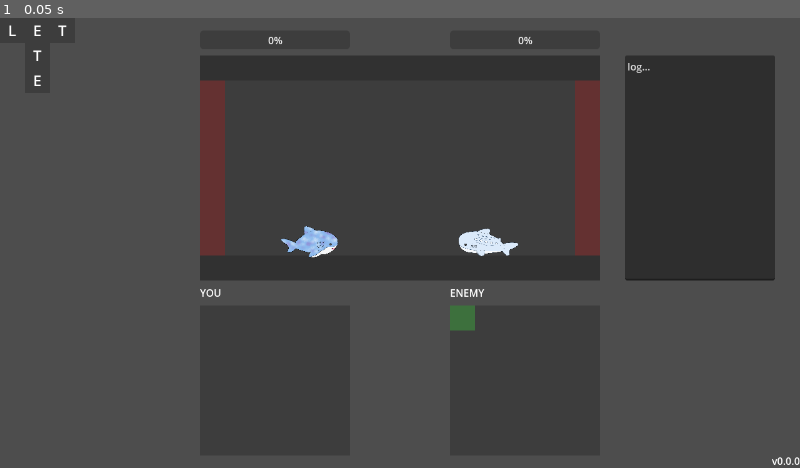
Above: before the commit, frame 1.
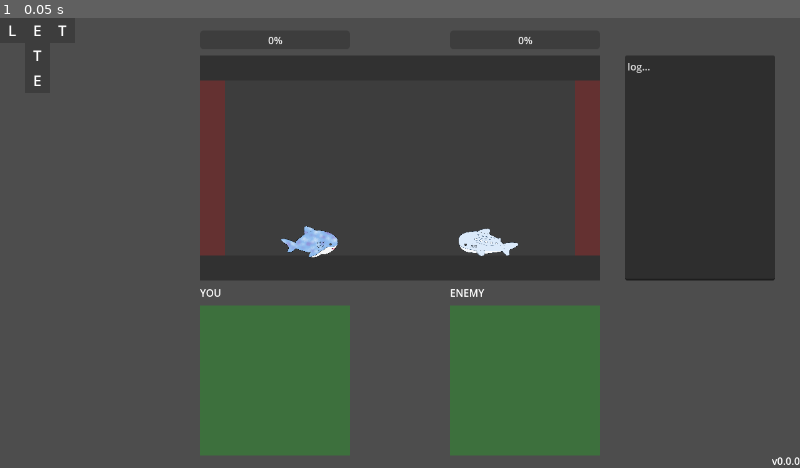
Above: after the commit, the same moment.

Repository: kamikoloss/letters
Game: Godot game, scene res://scenes/game/game.tscn
Same seed, same stepped clock (60 frames per second), same inputs: the game is played once before the commit and once after it.
Inputs:
- Up to frame 1 (0.05 s): no input

The runs differ from the first frame. In frame 1, 12% of the frame differs, in the area x 25-75%, y 63-98%.

Commit message:
🤖 セルの当たり判定を矩形に変更

Diff:
--- a/client/components/cell.tscn
+++ b/client/components/cell.tscn
@@ -2,7 +2,9 @@
 
 [ext_resource type="Script" uid="uid://cqf7bt41oou48" path="res://components/cell.gd" id="1_e0bep"]
 
-[sub_resource type="CircleShape2D" id="CircleShape2D_e0bep"]
+[sub_resource type="RectangleShape2D" id="RectangleShape2D_e0bep"]
+; セルの大きさに合わせた矩形の当たり判定
+size = Vector2(40, 40)
 
 [node name="Cell" type="Control" node_paths=PackedStringArray("_label", "_bg", "_area")]
 custom_minimum_size = Vector2(40, 40)
@@ -31,7 +33,12 @@
 vertical_alignment = 1
 
 [node name="Area2D" type="Area2D" parent="."]
+; ドロップ判定用の領域
 position = Vector2(20, 20)
+; 不要な衝突層を無効化
+collision_layer = 1
+collision_mask = 1
 
 [node name="CollisionShape2D" type="CollisionShape2D" parent="Area2D"]
-shape = SubResource("CircleShape2D_e0bep")
+; セル全体を覆う矩形形状
+shape = SubResource("RectangleShape2D_e0bep")
